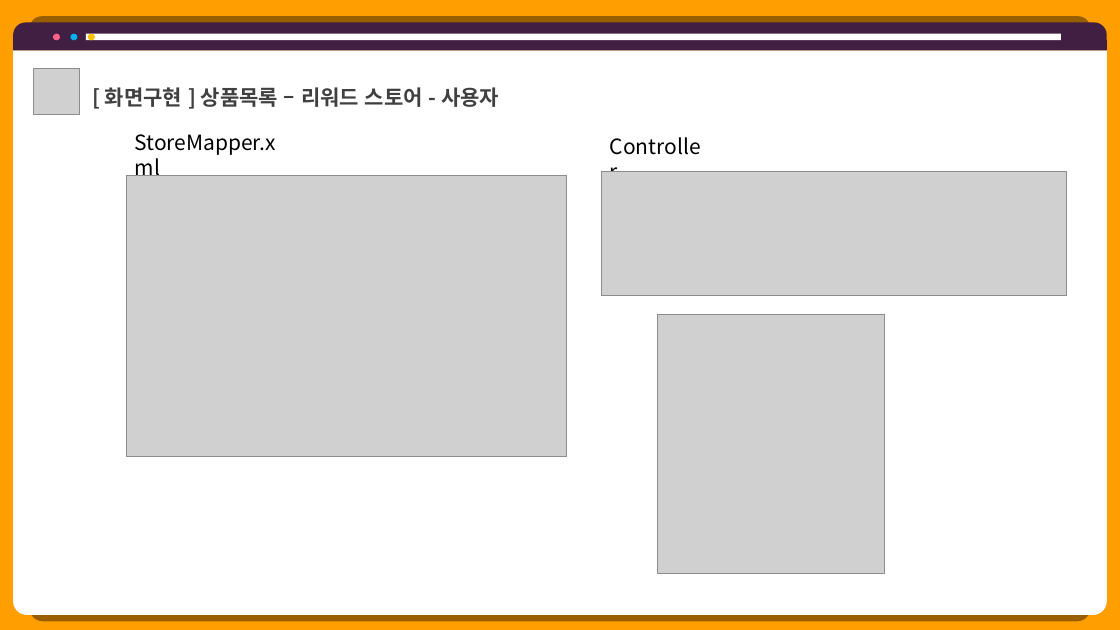
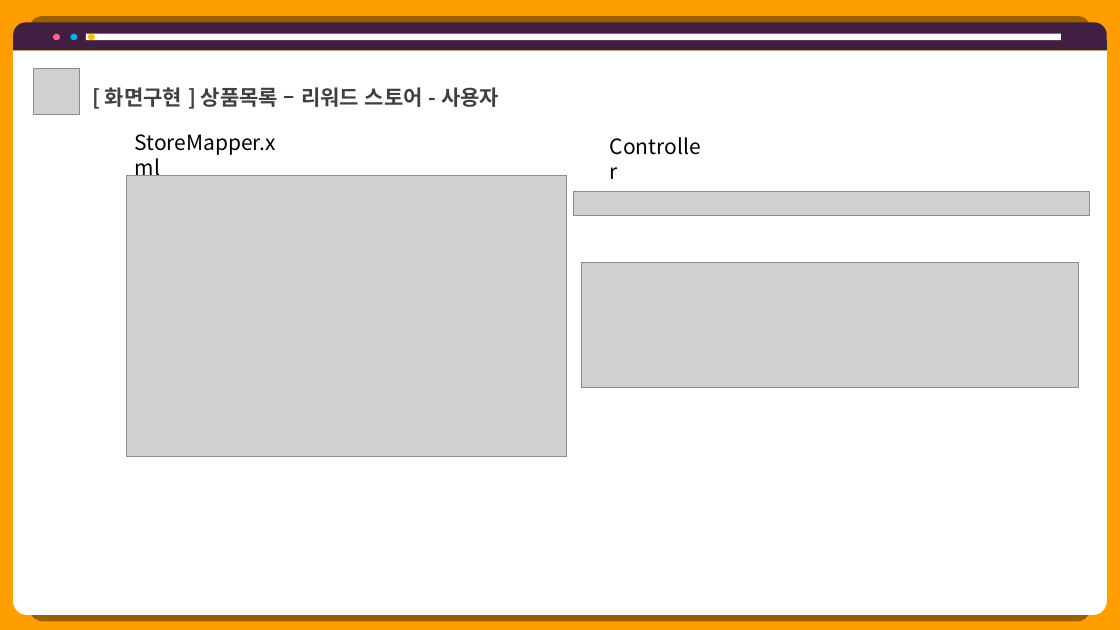
Before and after one commit to hhsw07/ezen-academy-projects, a slide deck: slide 5 of 0 발표용 파워포인트/project06 - 파워포인트 종합 - 기범.pptx. Drawn at 1120x630 pixels with LibreOffice and Linux fonts; fonts in the diff are those of the drawing; grey boxes stand for pictures. Boxes give left, top, right and bottom in pixels: in the first picture for what was removed or moved away, otherwise in the second. Text is boxed around its words. In the diff, an @@ line names an element or a change of style, - is before the commit and + after.

```diff
--- a/0 발표용 파워포인트/project06 - 파워포인트 종합 - 기범.pptx
+++ b/0 발표용 파워포인트/project06 - 파워포인트 종합 - 기범.pptx
@@ picture removed at [602, 172, 1066, 296] @@
@@ picture added at [574, 191, 1091, 215] @@
@@ picture added at [581, 262, 1079, 387] @@
@@ picture removed at [658, 314, 885, 573] @@
```
Also in this commit, not shown: 1 other slide changed, 4 slides added, 9 other files.
